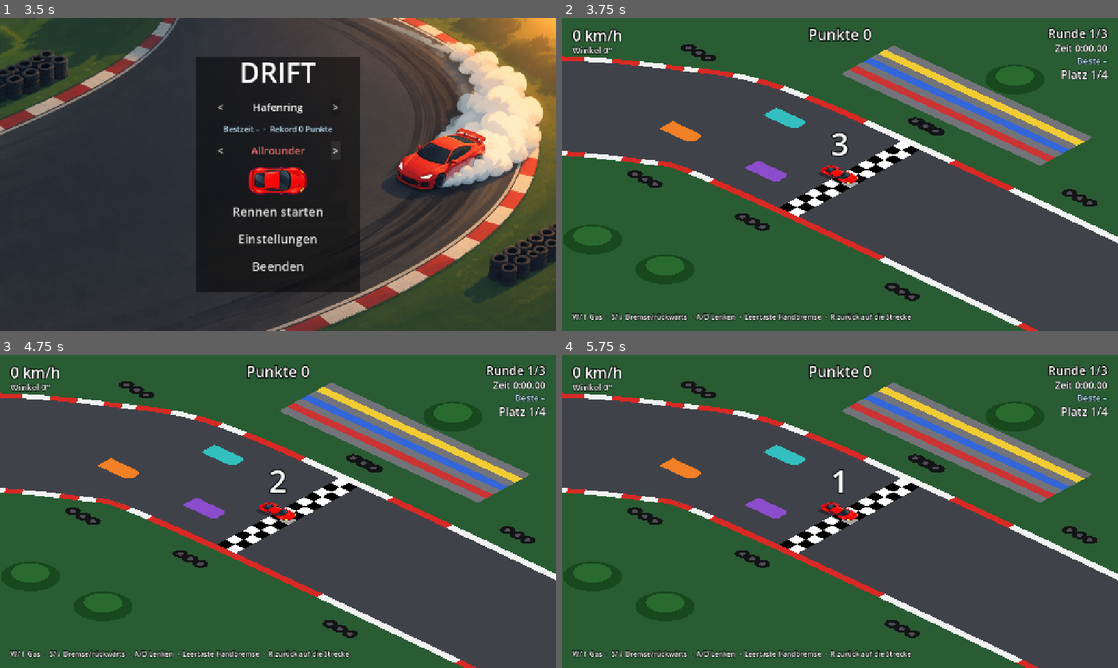
Above: before the commit, frames 1-4 (two rows, left to right).
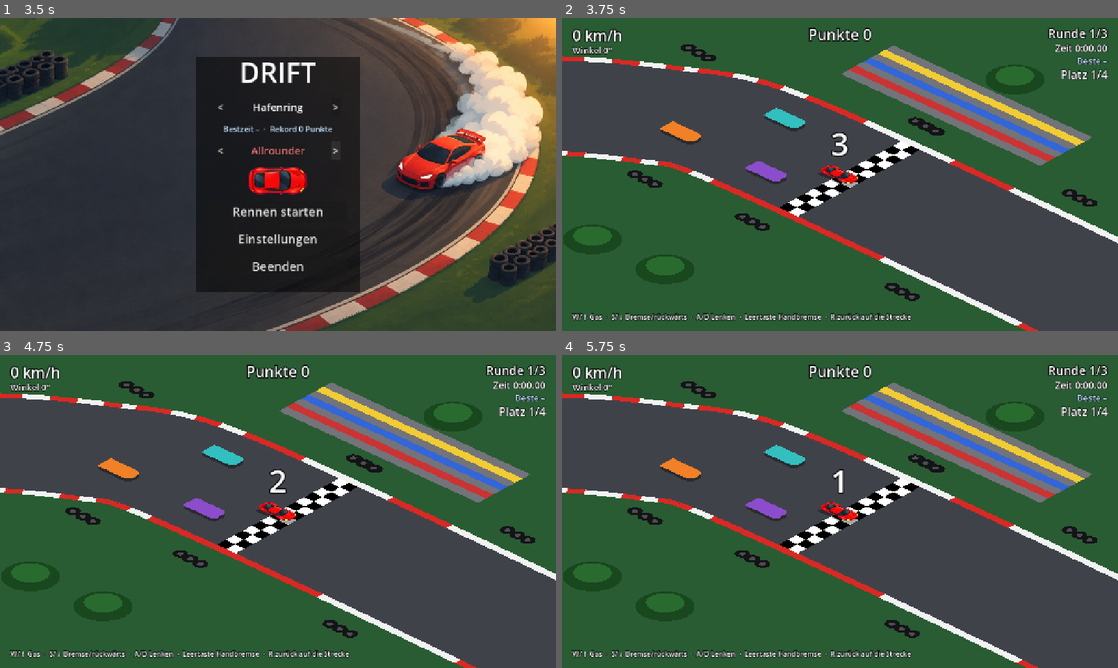
Above: after the commit, the same moments.

Repository: Mayo73/agenthub-backup
Game: Godot game, scene res://scenes/main_menu.tscn
Same seed, same stepped clock (60 frames per second), same inputs: the game is played once before the commit and once after it.
Inputs:
- Up to frame 1 (3.5 s): click "<" at 0.5 s; click ">" at 1.25 s; click "<" at 2 s; click ">" at 2.75 s
- Up to frame 2 (3.75 s): click "Rennen starten" at 3.5 s
- Up to frame 3 (4.75 s): tap Enter (neustart) at 4.25 s; hold D (rechts) from 4.28 s (still down); hold S (bremse) from 4.28 s (still down)
- Up to frame 4 (5.75 s): tap Enter (neustart) at 5 s; release D (rechts) at 5.03 s; release S (bremse) at 5.03 s; hold Down from 5.03 s (still down); tap W (gas) at 5.1 s

Frame 1 is identical in both runs. In frame 2, 0.2% of the frame differs, in the area x 17-44%, y 31-54%; in frame 3, 0.2%; in frame 4, 0.2%.

Commit message:
T-0073: KI-Autos mit Bild statt Polygon
Erstellt vom lokalen Agent (Modell qwen3.5:35b-a3b, Versuch 2 von 5).

Diff:
--- a/scripts/ai_car.gd
+++ b/scripts/ai_car.gd
@@ -9,6 +9,8 @@
 var track: TrackPath
 var lap_timer: LapTimer
 var color := Color(0.55, 0.3, 0.8)
+var car_id := ""
+var texture: Texture2D
 var driving_enabled := false
 var engine_player: AudioStreamPlayer2D
 
@@ -38,6 +40,15 @@
 	lap_timer = LapTimer.new(track.length) if track else null
 
 
+## Wählt das Auto (Bild) aus dem CarCatalog. Unbekannte IDs werden ignoriert.
+func set_car(id: String) -> void:
+	if not CarCatalog.has_car(id):
+		return
+	car_id = id
+	texture = load(CarCatalog.sprite_of(id)) as Texture2D
+	queue_redraw()
+
+
 func _physics_process(delta: float) -> void:
 	if track == null:
 		return
@@ -64,4 +75,11 @@
 
 
 func _draw() -> void:
-	draw_colored_polygon(PackedVector2Array(BODY), color)
+	var shadow := PackedVector2Array()
+	for p in BODY:
+		shadow.append(p + Vector2(5, 5))
+	draw_colored_polygon(shadow, Color(0, 0, 0, 0.35))
+	if texture:
+		draw_texture_rect(texture, Rect2(-26, -12, 52, 24), false)
+	else:
+		draw_colored_polygon(PackedVector2Array(BODY), color)
--- a/tests/test_ai_car.gd
+++ b/tests/test_ai_car.gd
@@ -49,6 +49,15 @@
 	check_eq(ai.race_distance(), 0.0, "race_distance sollte wieder 0.0 sein nach place_at")
 
 
+func test_auto_waehlen() -> void:
+	check(ai.texture == null, "texture sollte am Anfang null sein")
+	ai.set_car("drifter")
+	check_eq(ai.car_id, "drifter", "car_id sollte drifter sein")
+	check(ai.texture.resource_path == "res://assets/cars/car_drifter.png", "texture path sollte stimmen")
+	ai.set_car("gibtsnicht")
+	check_eq(ai.car_id, "drifter", "car_id bleibt drifter bei unbekannter ID")
+
+
 func test_motorgeraeusch() -> void:
 	(Engine.get_main_loop() as SceneTree).root.add_child(ai)
 	check(ai.engine_player != null, "engine_player sollte nicht null sein")
